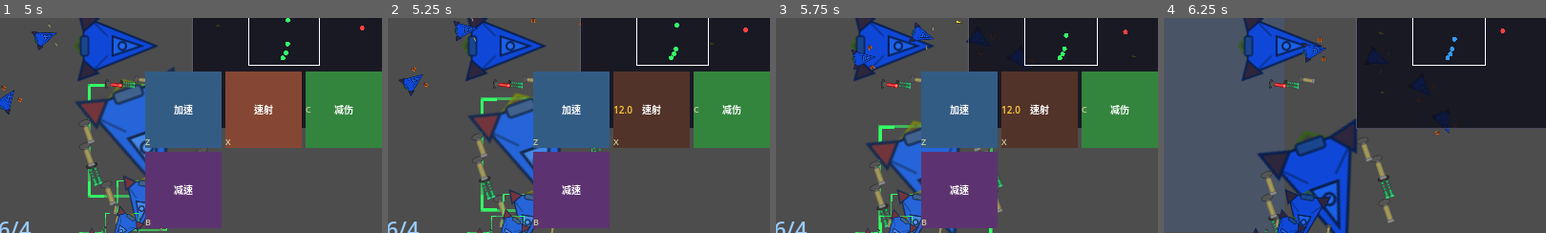
Above: before the commit, frames 1-4 (left to right).
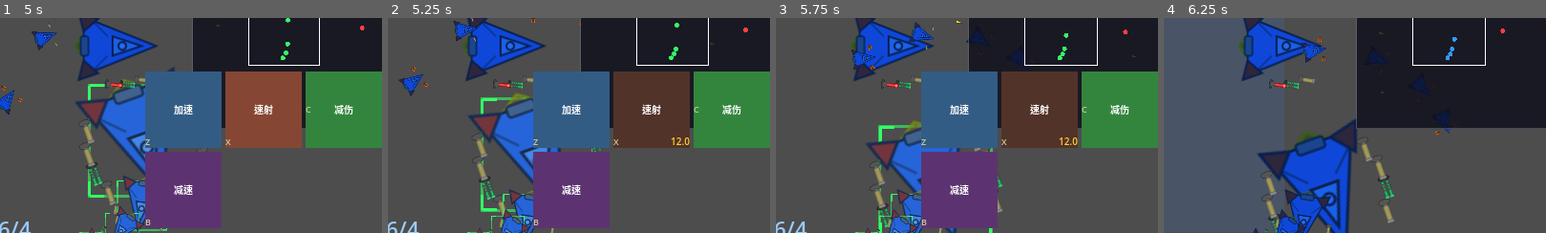
Above: after the commit, the same moments.

Repository: ZhanXuzhao/SpaceRTS
Game: Godot game, scene res://scenes/main.tscn
The game is run twice, just before and just after one commit, with the same random seed, the same clock (stepped at 60 frames per second) and the same inputs.
Inputs (mouse positions are % of the whole screen's width and height, from its top left):
- Up to frame 1 (5 s): tap Enter at 0.5 s; move the mouse to (72, 45) at 0.52 s; hold W 0.53-1.25 s; tap R at 0.6 s; click (72, 45) at 0.67 s; drag from (30, 55) to (13, 24) at 1.27 s; move the mouse to (60, 28) at 2.02 s; hold W 2.03-2.75 s; tap H at 2.1 s; drag from (45, 70) to (55, 51) at 2.77 s; move the mouse to (80, 65) at 3.52 s; hold A 3.53-4.25 s; tap G at 3.6 s; drag from (20, 35) to (56, 71) at 4.27 s
- Up to frame 2 (5.25 s): move the mouse to (55, 50) at 5.02 s; hold A from 5.03 s (still down); tap X at 5.1 s; click (55, 50) at 5.17 s
- Up to frame 3 (5.75 s): keep holding A
- Up to frame 4 (6.25 s): release A at 5.75 s; drag from (35, 25) to (52, 93) at 5.77 s
The pictures show only the part of the screen within x 36-86%, y 43-93%; the shares and areas given below are measured in that part.

Frame 1 is identical in both runs. In frame 2, 0.2% of the frame differs, in the area x 59-79%, y 40-60%; in frame 3, 0.2%; in frame 4, nothing differs.

Commit message:
更新main.tscn场景文件

Diff:
--- a/scenes/main.tscn
+++ b/scenes/main.tscn
@@ -145,10 +145,12 @@
 text = "Z"
 
 [node name="CD" type="Label" parent="HudLayer/Hud/SkillPanel/SkillBtn0" unique_id=913936605]
-visible = false
-layout_mode = 2
-theme_override_colors/font_color = Color(1, 0.8, 0.2, 1)
-theme_override_font_sizes/font_size = 10
+layout_mode = 2
+size_flags_horizontal = 8
+size_flags_vertical = 8
+theme_override_colors/font_color = Color(1, 0.8, 0.2, 1)
+theme_override_font_sizes/font_size = 10
+text = "10"
 
 [node name="SkillBtn1" type="MarginContainer" parent="HudLayer/Hud/SkillPanel" unique_id=1797392508]
 custom_minimum_size = Vector2(80, 80)
@@ -180,6 +182,8 @@
 [node name="CD" type="Label" parent="HudLayer/Hud/SkillPanel/SkillBtn1" unique_id=370992251]
 visible = false
 layout_mode = 2
+size_flags_horizontal = 8
+size_flags_vertical = 8
 theme_override_colors/font_color = Color(1, 0.8, 0.2, 1)
 theme_override_font_sizes/font_size = 10
 
@@ -212,6 +216,8 @@
 [node name="CD" type="Label" parent="HudLayer/Hud/SkillPanel/SkillBtn2" unique_id=434515134]
 visible = false
 layout_mode = 2
+size_flags_horizontal = 8
+size_flags_vertical = 8
 theme_override_colors/font_color = Color(1, 0.8, 0.2, 1)
 theme_override_font_sizes/font_size = 10
 
@@ -245,6 +251,8 @@
 [node name="CD" type="Label" parent="HudLayer/Hud/SkillPanel/SkillBtn3" unique_id=162895407]
 visible = false
 layout_mode = 2
+size_flags_horizontal = 8
+size_flags_vertical = 8
 theme_override_colors/font_color = Color(1, 0.8, 0.2, 1)
 theme_override_font_sizes/font_size = 10
 
@@ -278,5 +286,7 @@
 [node name="CD" type="Label" parent="HudLayer/Hud/SkillPanel/SkillBtn4" unique_id=1161282440]
 visible = false
 layout_mode = 2
-theme_override_colors/font_color = Color(1, 0.8, 0.2, 1)
-theme_override_font_sizes/font_size = 10
+size_flags_horizontal = 8
+size_flags_vertical = 8
+theme_override_colors/font_color = Color(1, 0.8, 0.2, 1)
+theme_override_font_sizes/font_size = 10
